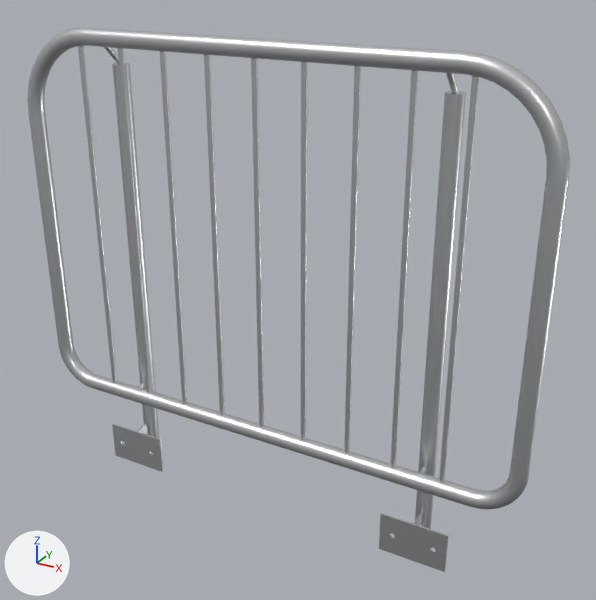
Renders of the glTF model public/katalog/modelle/gelaender-einzl.gltf from each side of a commit.
Before and after are seen from a camera (50 mm lens) standing at (0.884, -1.46, 1.299) and looking at (0.063, 0.031, 0.553). Arrows for +X, +Y and +Z are at lower left; the lights stay in place. The older version comes first. Vertices at exactly the same position are counted once.

Objects in the first picture: 'SK1802_Geländer_einzl.001'.
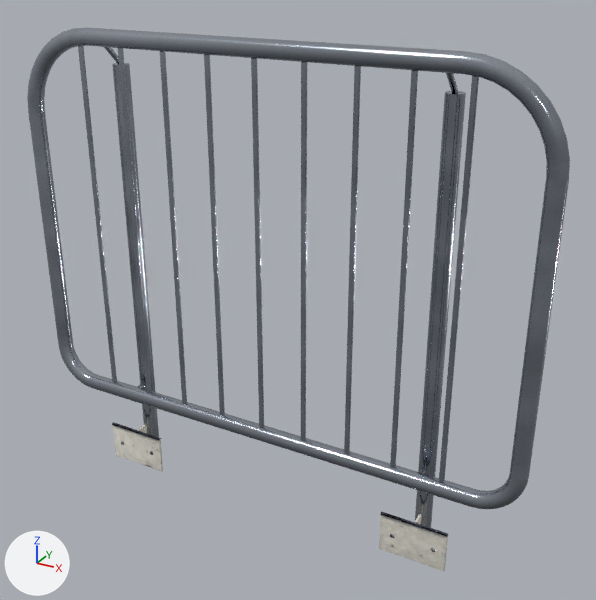
What differs and where, as boxes [x1, y1, x2, y2] in the pictures (596 x 600 px):
part 1 of me_sk1802_geländer_einzl_001, built on: before [112, 423, 164, 472]; after [112, 422, 163, 472]
part 2 of me_sk1802_geländer_einzl_001, built on: before [379, 513, 449, 572]; after [379, 511, 449, 572]
part 3 of me_sk1802_geländer_einzl_001, recoloured (darker): before [27, 27, 570, 552]; after [27, 27, 570, 528]
part 4 of me_sk1802_geländer_einzl_001, recoloured: [116, 441, 443, 571] in both

The change, as a diff of the scene's bpy script:
```diff
--- a/public/katalog/modelle/gelaender-einzl.gltf.py
+++ b/public/katalog/modelle/gelaender-einzl.gltf.py
@@ img_gelaender_einzl_farbe @@
+img_gelaender_einzl_farbe = load_image('gelaender-einzl_farbe', 'texturen/gelaender-einzl_farbe.jpg', 2048, 2048, 'sRGB')
@@ img_gelaender_einzl_normal @@
+img_gelaender_einzl_normal = load_image('gelaender-einzl_normal', 'texturen/gelaender-einzl_normal.jpg', 2048, 2048, 'Non-Color')
@@ mat_stahl_web_038 @@
+mat_stahl_web_038 = bpy.data.materials.new('Stahl_web.038')
+# uses the picture img_gelaender_einzl_farbe
+# uses the picture img_gelaender_einzl_normal
@@ mat_beton_web_050 @@
+mat_beton_web_050 = bpy.data.materials.new('Beton_web.050')
+# uses the picture img_gelaender_einzl_farbe
+# uses the picture img_gelaender_einzl_normal
@@ me_sk1802_geländer_einzl_001 @@
 # used by ob_sk1802_geländer_einzl_001; location = (0.0, 0.0, 0.0)
-me_sk1802_geländer_einzl_001.from_pydata(...)  # 2855 vertices, 5924 faces; spans x -0.626..0.626, y -0.051..0.051, z 0.0..1.12
+me_sk1802_geländer_einzl_001.from_pydata(...)  # 3193 vertices, 6746 faces; spans x -0.626..0.626, y -0.051..0.051, z 0.0..1.12
+# me_sk1802_geländer_einzl_001 part 1: 4 vertices moved from x -0.472..-0.312, y -0.032..-0.027, z 0.0 to x -0.47..-0.315, y -0.032..-0.027, z 0.003; 12 vertices removed from x -0.472..-0.312, y -0.032..0.013, z 0.0..0.1; 183 vertices added at x -0.472..-0.312, y -0.036..0.013, z 0.0..0.104
+# me_sk1802_geländer_einzl_001 part 2: 4 vertices moved from x 0.312..0.472, y -0.032..-0.027, z 0.0 to x 0.315..0.47, y -0.032..-0.027, z 0.003; 12 vertices removed from x 0.312..0.472, y -0.032..0.013, z 0.0..0.1; 179 vertices added at x 0.312..0.472, y -0.036..0.013, z 0.0..0.104
+# me_sk1802_geländer_einzl_001 part 3: 5310 faces spanning x -0.626..0.626, y -0.051..0.051, z 0.0..1.12 switch from mat_stahl (white #e1e2e5) to mat_stahl_web_038
+# me_sk1802_geländer_einzl_001 part 4: 466 faces spanning x -0.47..0.47, y -0.032..0.051, z 0.0..0.056 switch from mat_stahl (white #e1e2e5) to mat_beton_web_050
```
